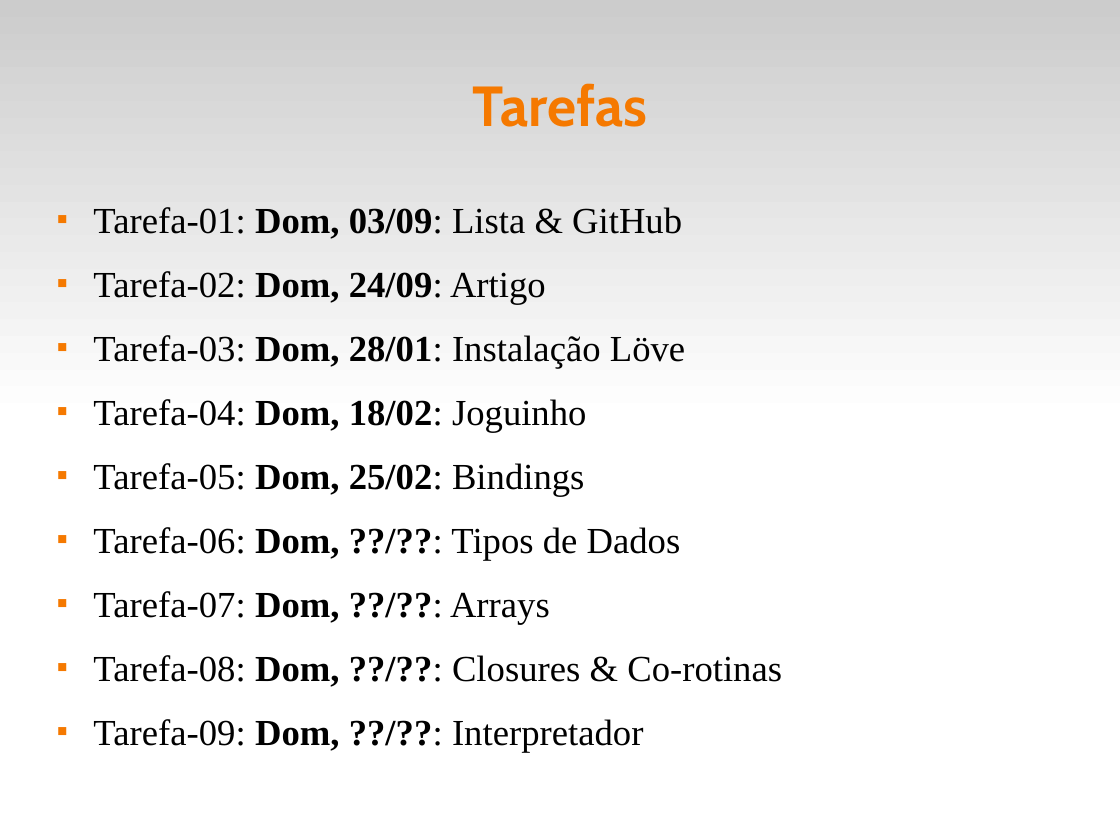
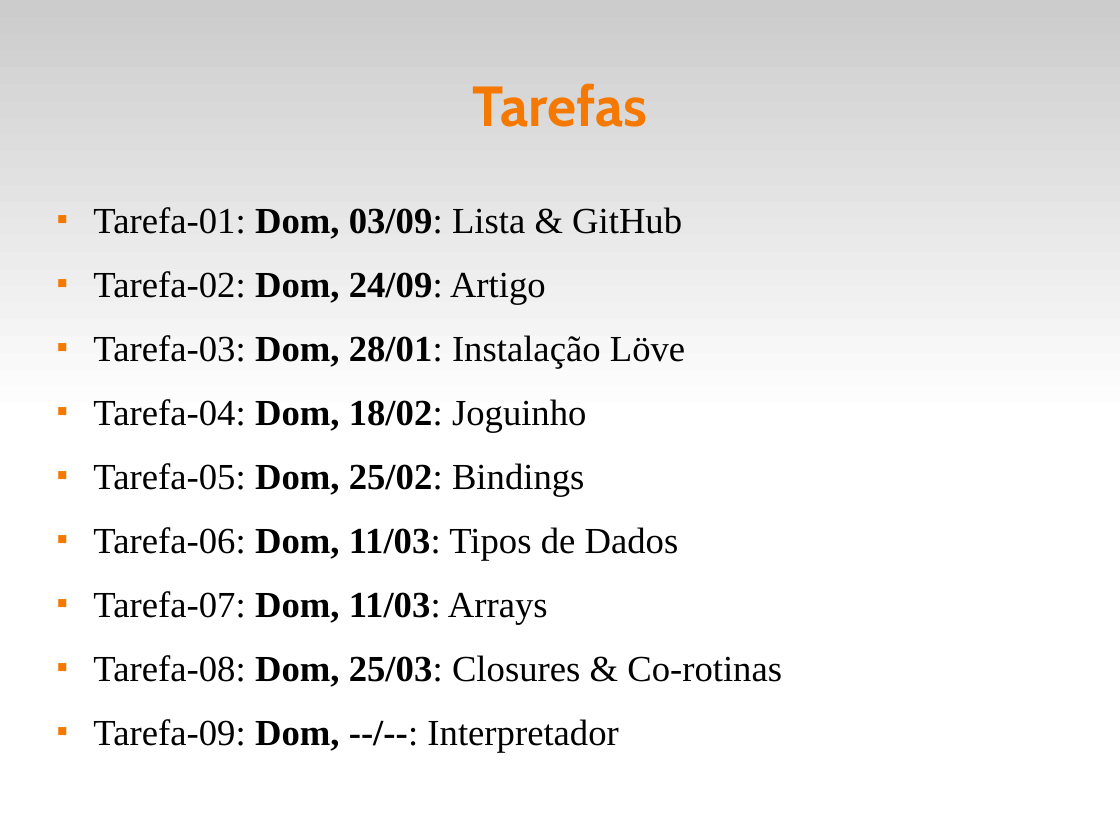
Before and after one commit to fsantanna-uerj/EDL, a slide deck: slide 4 of slides/edl-00.odp. Drawn at 1120x840 pixels with LibreOffice and Linux fonts; fonts in the diff are those of the drawing. Boxes give left, top, right and bottom in pixels: in the first picture for what was removed or moved away, otherwise in the second. Text is boxed around its words. In the diff, an @@ line names an element or a change of style, - is before the commit and + after.

```diff
--- a/slides/edl-00.odp
+++ b/slides/edl-00.odp
@@ text at bbox=[93, 527, 782, 753]: text changed @@
-■ Tarefa-06: Dom, ??/??: Tipos de Dados
-■ Tarefa-07: Dom, ??/??: Arrays
-■ Tarefa-08: Dom, ??/??: Closures & Co-rotinas
-■ Tarefa-09: Dom, ??/??: Interpretador
+■ Tarefa-06: Dom, 11/03: Tipos de Dados
+■ Tarefa-07: Dom, 11/03: Arrays
+■ Tarefa-08: Dom, 25/03: Closures & Co-rotinas
+■ Tarefa-09: Dom, --/--: Interpretador
```
Also in this commit, not shown: 5 other slides changed, 1 other file.
